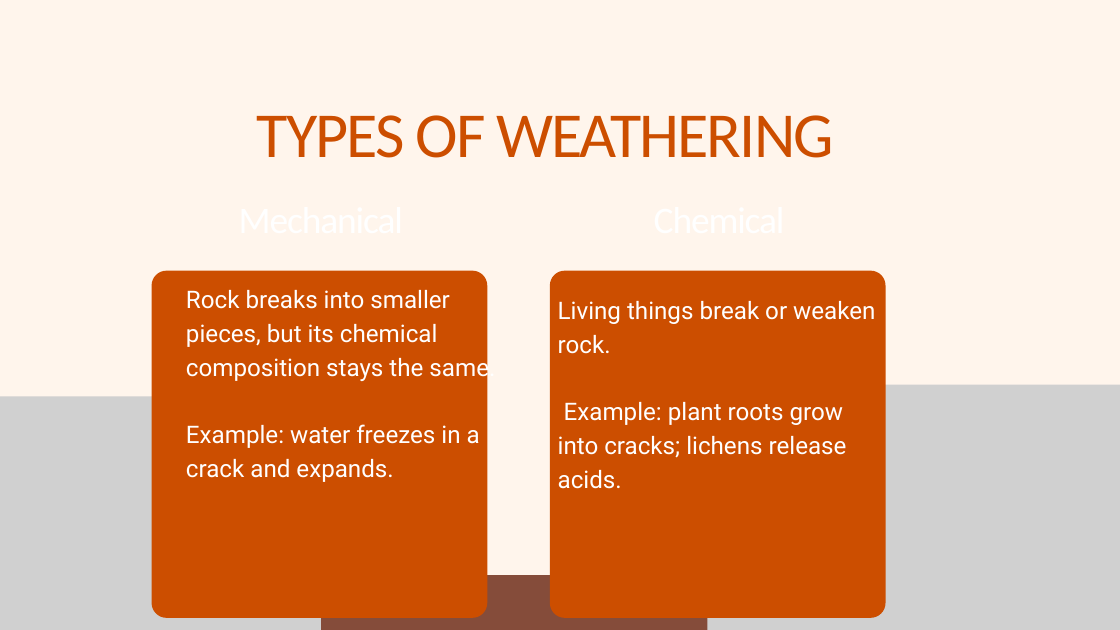
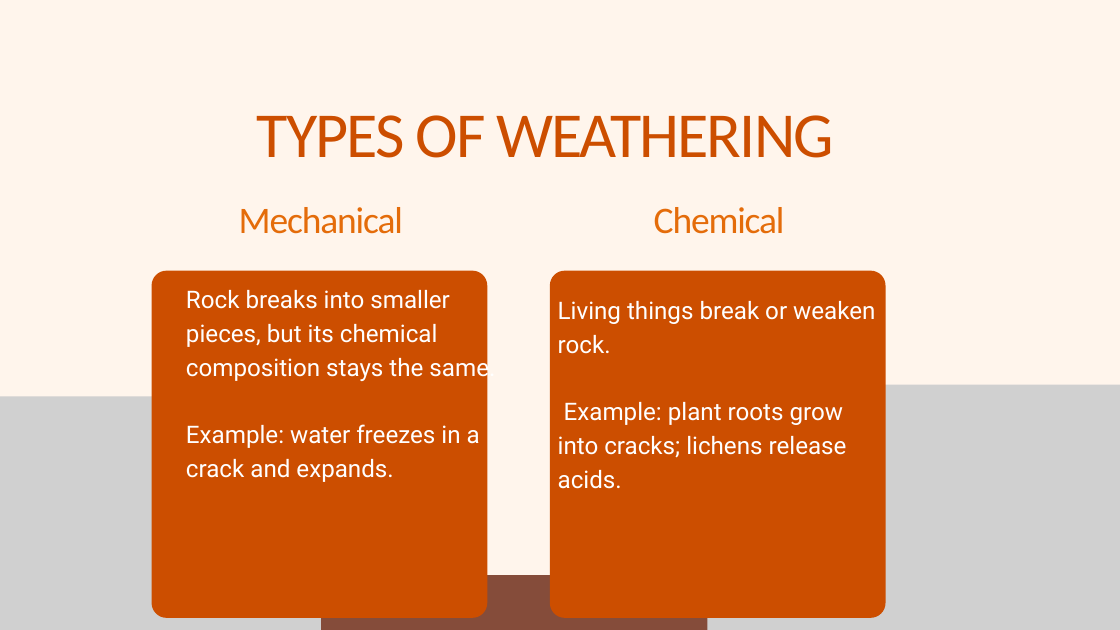
Before and after one commit to Sancanzito/Weathering-Erosion-and-Deposition, a slide deck: slide 3 of react-app/src/assets/SEAN PPT.pptx. Drawn at 1120x630 pixels with LibreOffice and Linux fonts; fonts in the diff are those of the drawing; grey boxes stand for pictures. Boxes give left, top, right and bottom in pixels: in the first picture for what was removed or moved away, otherwise in the second. Text is boxed around its words. In the diff, an @@ line names an element or a change of style, - is before the commit and + after.

```diff
--- a/react-app/src/assets/SEAN PPT.pptx
+++ b/react-app/src/assets/SEAN PPT.pptx
@@ text added at [239, 207, 403, 234], 48.2 pt, text #E46C0A @@
+Mechanical
@@ text added at [654, 207, 785, 234], 48.2 pt, text #E46C0A @@
+Chemical
```
Also in this commit, not shown: 4 other slides changed, 7 other files.
